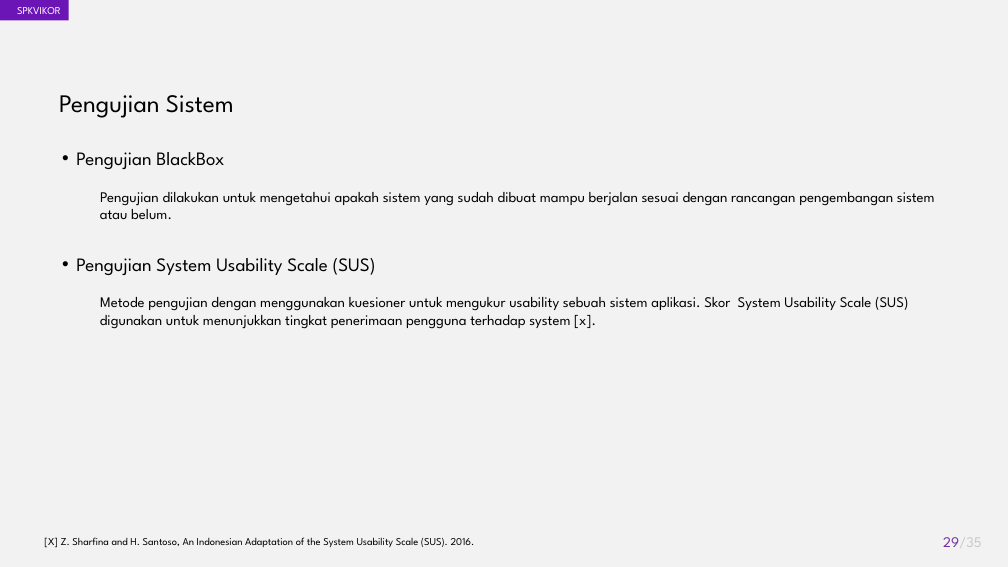
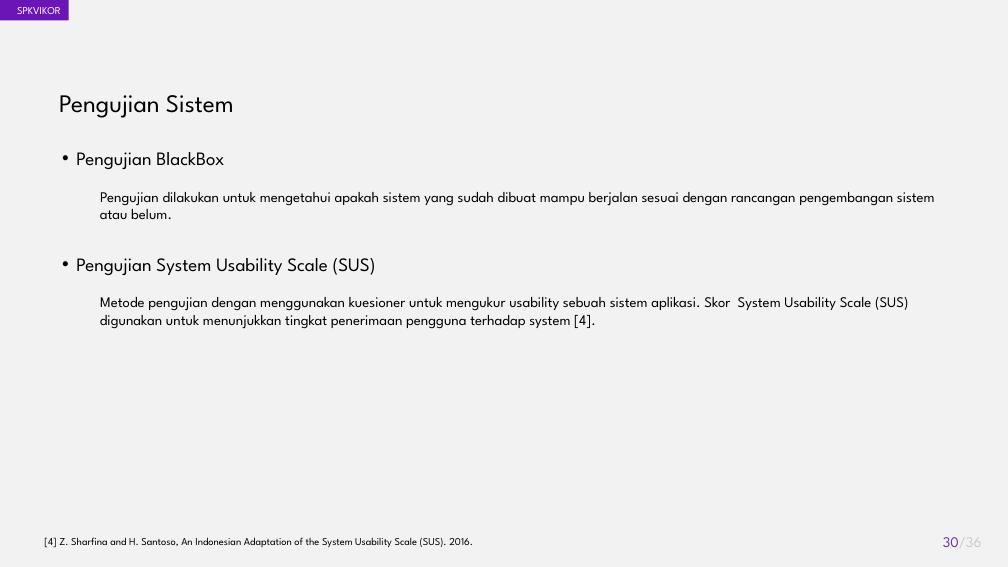
Before and after one commit to akhmadali7/TugasAkhir, a slide deck: slide 30 of PPT - TA - Akhmad Ali Sajidin.pptx (slide 29 before the commit). Drawn at 1008x567 pixels with LibreOffice and Linux fonts; fonts in the diff are those of the drawing. Boxes give left, top, right and bottom in pixels: in the first picture for what was removed or moved away, otherwise in the second. Text is boxed around its words. In the diff, an @@ line names an element or a change of style, - is before the commit and + after.

```diff
--- a/PPT - TA - Akhmad Ali Sajidin.pptx
+++ b/PPT - TA - Akhmad Ali Sajidin.pptx
@@ text at (x1=100, y1=297, x2=908, y2=329): text changed @@
-Metode pengujian dengan menggunakan kuesioner untuk mengukur usability sebuah sistem aplikasi. Skor System Usability Scale (SUS) digunakan untuk menunjukkan tingkat penerimaan pengguna terhadap system [x].
+Metode pengujian dengan menggunakan kuesioner untuk mengukur usability sebuah sistem aplikasi. Skor System Usability Scale (SUS) digunakan untuk menunjukkan tingkat penerimaan pengguna terhadap system [4].
@@ text at (x1=44, y1=537, x2=473, y2=548): text changed @@
-[X] Z. Sharfina and H. Santoso, An Indonesian Adaptation of the System Usability Scale (SUS). 2016.
+[4] Z. Sharfina and H. Santoso, An Indonesian Adaptation of the System Usability Scale (SUS). 2016.
@@ page number at (x1=943, y1=537, x2=982, y2=547): text changed @@
-29/35
+30/36
```
Also in this commit, not shown: 8 other slides changed, 1 slide added, 1 other file.
